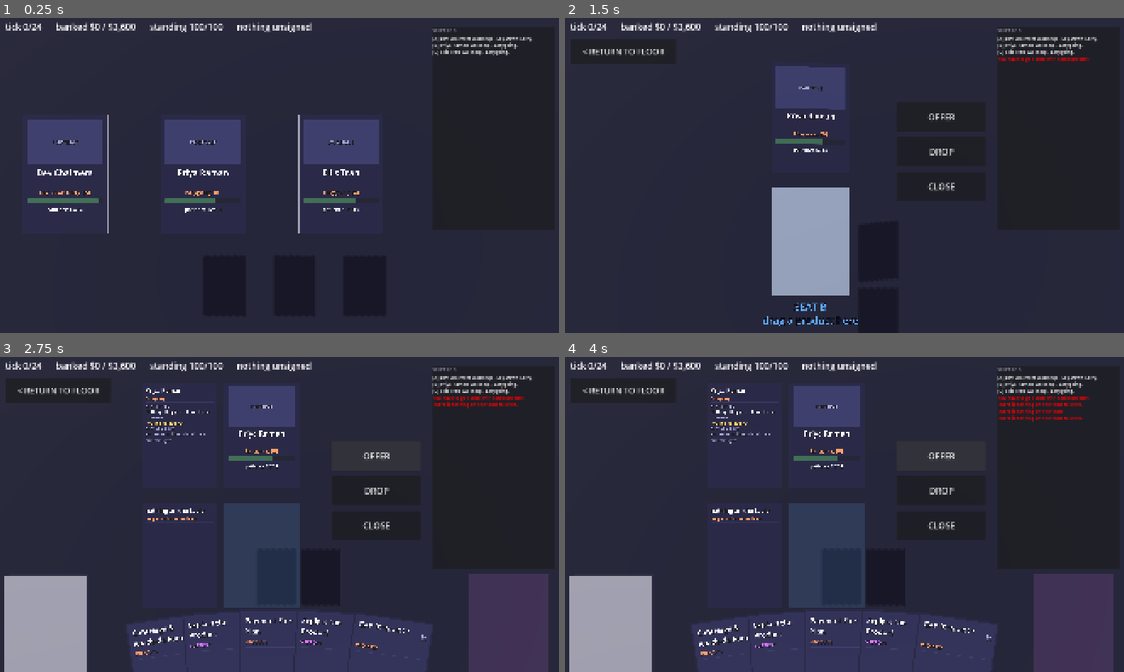
Above: before the commit, frames 1-4 (two rows, left to right).
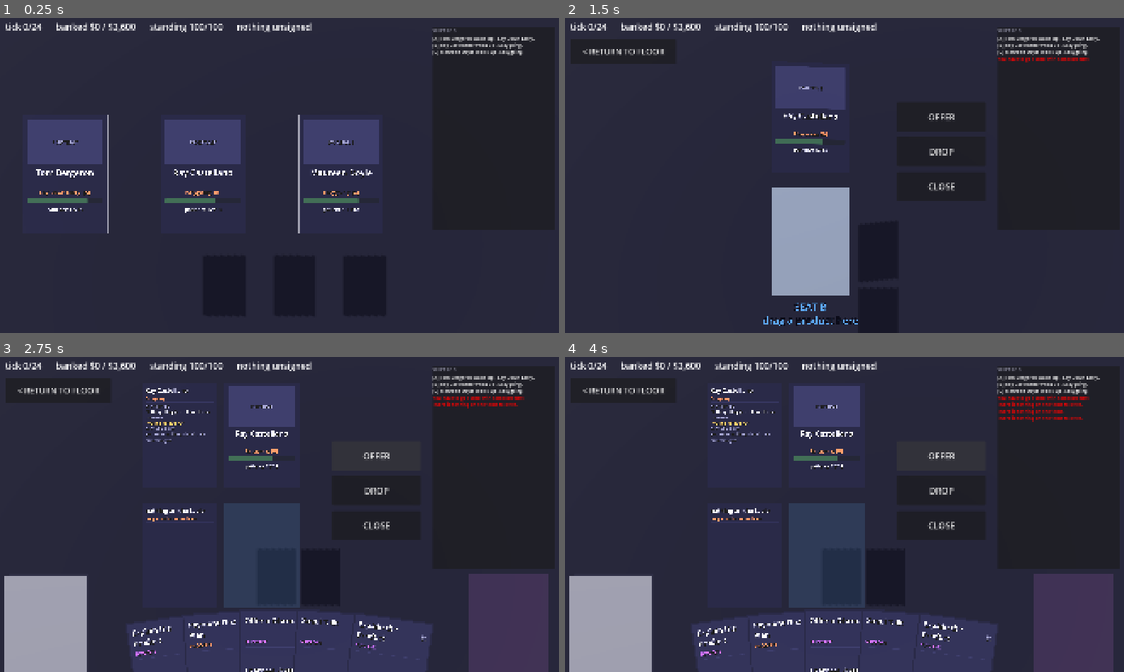
Above: after the commit, the same moments.

Repository: Painkills/RogueDealership
Game: Godot game, scene res://scenes/run.tscn
The game is run twice, just before and just after one commit, with the same random seed, the same clock (stepped at 60 frames per second) and the same inputs.
Inputs (mouse positions are in pixels of both pictures, inside the frame that each line leads up to):
- Up to frame 1 (0.25 s): no input
- Up to frame 2 (1.5 s): tap Enter at 0.5 s; move the mouse to (967, 159) at 0.52 s; hold 1 (card_1) 0.53-1.25 s; click (967, 159) at 0.67 s; tap Space at 1.25 s; drag from (732, 191) to (816, 238) at 1.27 s
- Up to frame 3 (2.75 s): click "OFFER" at 2 s
- Up to frame 4 (4 s): click "DROP" at 2.75 s; click "OFFER" at 3.5 s

The runs differ from the first frame. In frame 1, 0.9% of the frame differs, in the area x 6-96%, y 6-62%; in frame 2, 0.5%; in frame 3, 1.6%, in the area x 23-96%, y 6-100%; in frame 4, 1.6%.

Commit message:
feat(cards): a second Small Talk in the starting deck
Small Talk is the only card in the game that gives patience back, and it
shipped as a single copy in a fourteen-card deck - roughly one hand in
three holds it. That was survivable while the only thing draining
patience was the clock. It stops being survivable the moment customers
start asking for things on a fuse, so the second copy goes in now,
before the mechanic that needs it rather than after.

Starting deck is 15: six products and nine support.

Two knock-ons, both recorded rather than worked around:

hand_min_products fires more often. A hand of pure support is nearly a
dead turn - needs_offer defaults to true, so 6 of the 9 starter support
cards refuse an empty table, leaving Read the Room, two Small Talks, and
dig at a tick a card. Unbiased that is C(9,5)/C(15,5) = 4.2% of opening
hands, up from C(8,5)/C(14,5) = 2.8%. The floor is doing more work; it
did not need to change to do it.

The fifteenth card moved every shuffle, so the deliberately barren seed
in test_the_floor_is_what_saves_a_hand_that_would_have_had_no_product is
now 15 where it was 8. That test is paired with the 300-seed sweep
precisely so the sweep cannot degrade into "decks are usually kind", and
it only works if the seed genuinely deals five support cards with the
bias off - so the new seed was found by sweeping, not guessed, and
verified to rescue to exactly one product with the bias on, which is the
same thing seed 8 proved before it. The comment says which seed it was
and why it moved, so the next deck-size change knows to re-sweep rather
than to wonder.

Proven to bite: reverting copies to 1 fails five assertions - the two
deck-size counts, the in-play instance count, and both halves of the
barren-seed pair - and nothing else.

Suite 2057 -> 2060, drive_shift 262 unchanged, drive_run 27 unchanged.

Co-Authored-By: Claude Opus 5 <noreply@anthropic.com>

Diff:
--- a/game/data/cards/smalltalk.tres
+++ b/game/data/cards/smalltalk.tres
@@ -21,4 +21,5 @@
 display_name = "Small Talk"
 text = "Kids, weather, the drive over. Buys one person time; the tick still costs everyone else theirs."
 starter = true
+copies = 2
 price = 700
--- a/game/tests/test_effects.gd
+++ b/game/tests/test_effects.gd
@@ -83,16 +83,16 @@
 		h.check("%s says something" % e.get_script().resource_path.get_file(),
 			d.strip_edges() != "")
 
-func test_the_starter_deck_is_fourteen_cards() -> void:
+func test_the_starter_deck_is_fifteen_cards() -> void:
 	var total := 0
 	var products := 0
 	for c in _pool().starter_cards():
 		total += c.copies
 		if c is ProductCardDef:
 			products += c.copies
-	h.eq("fourteen cards", total, 14)
+	h.eq("fifteen cards", total, 15)
 	h.eq("six of them products", products, 6)
-	h.eq("eight support", total - products, 8)
+	h.eq("nine support", total - products, 9)
 
 func test_no_starter_card_moves_a_full_place_on_their_list_for_free() -> void:
 	## m2's rule: a card worth a whole rank step becomes a substitute for
--- a/game/tests/test_shift_clock.gd
+++ b/game/tests/test_shift_clock.gd
@@ -63,10 +63,10 @@
 	s._burn(1, "cards")
 	h.check("closing time", s.is_over())
 
-func test_the_starting_deck_is_fourteen_instances() -> void:
+func test_the_starting_deck_is_fifteen_instances() -> void:
 	var s := _shift([&"easygoing"])
 	var total: int = s.draw.size() + s.hand.size() + s.discard.size()
-	h.eq("fourteen cards in play", total, 14)
+	h.eq("fifteen cards in play", total, 15)
 	h.eq("hand filled to size", s.hand.size(), s.cfg.hand_size)
 
 func test_every_card_instance_has_its_own_uid() -> void:
@@ -107,10 +107,10 @@
 
 func test_no_opening_hand_is_ever_dealt_without_a_product() -> void:
 	## A hand of pure support against a seated customer is nearly a dead turn:
-	## needs_offer defaults to true, so 6 of the 8 starter support cards refuse to
-	## play with an empty table, leaving Read the Room, Small Talk, and then dig at
-	## a tick a card. Unbiased, C(8,5)/C(14,5) = 2.8% of hands land there - so 300
-	## seeds catch a regression essentially every time.
+	## needs_offer defaults to true, so 6 of the 9 starter support cards refuse to
+	## play with an empty table, leaving Read the Room, two Small Talks, and then
+	## dig at a tick a card. Unbiased, C(9,5)/C(15,5) = 4.2% of hands land there -
+	## so 300 seeds catch a regression essentially every time.
 	var worst := 99
 	for seed_value in range(1, 301):
 		var n := _products_in(_seeded(seed_value).hand)
@@ -120,10 +120,11 @@
 
 func test_the_floor_is_what_saves_a_hand_that_would_have_had_no_product() -> void:
 	## The paired case, and the reason the sweep above is not just asserting that
-	## decks are usually kind. Seed 8 deals five support cards with the bias off,
+	## decks are usually kind. Seed 15 deals five support cards with the bias off,
 	## and one product with it on - so the floor is doing the work, and nothing
-	## else about the deal moved.
-	const BARREN_SEED := 8
+	## else about the deal moved. (It was seed 8 until Small Talk's second copy
+	## made the deck 15 cards and moved every shuffle.)
+	const BARREN_SEED := 15
 	h.eq("bias off: a hand of pure support",
 		_products_in(_seeded(BARREN_SEED, {"hand_min_products": 0}).hand), 0)
 	var on := _seeded(BARREN_SEED)
Not shown, changed: game/README.md
